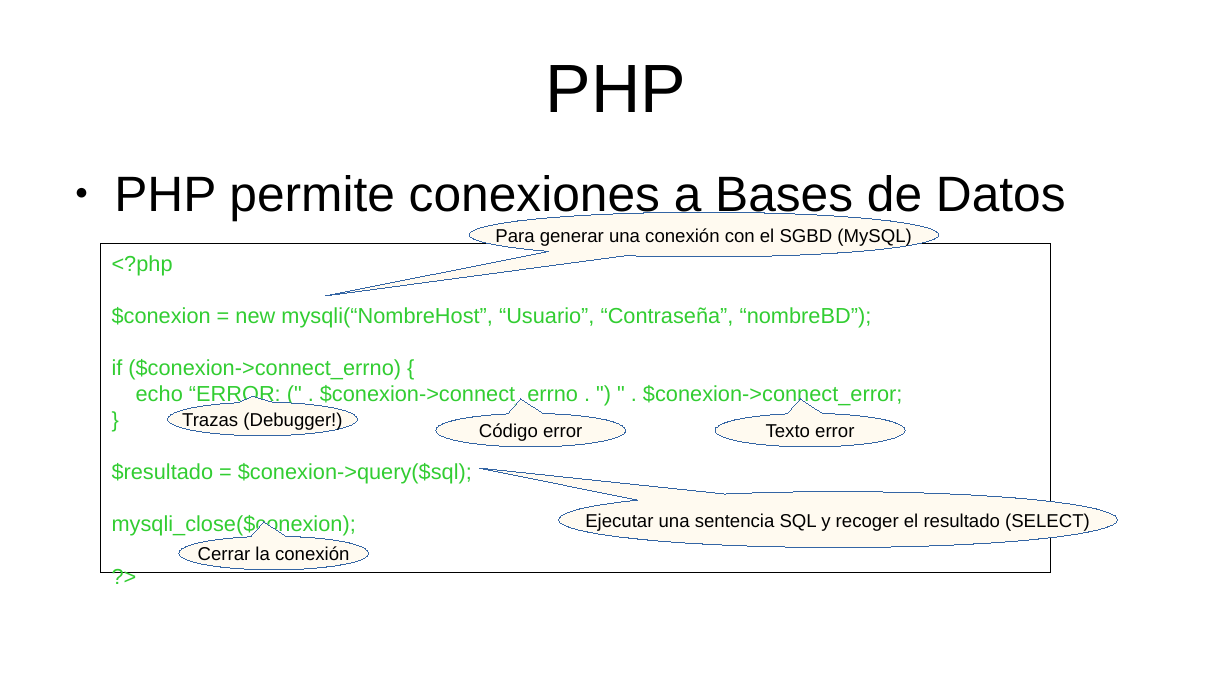
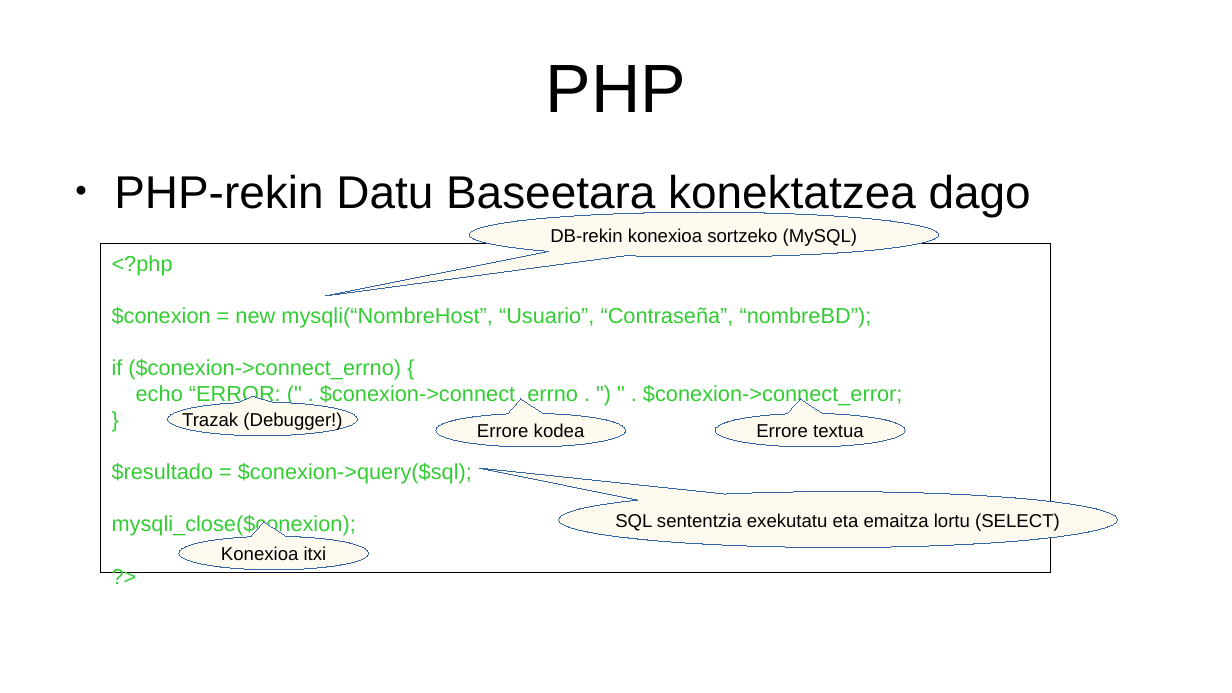
Before and after one commit to mikel-egana-aranguren/EHU-ISSKS-31, a slide deck: slide 51 of WebSistemak/WebSistemak.odp. Drawn at 1232x693 pixels with LibreOffice and Linux fonts; fonts in the diff are those of the drawing; background and template pictures are left out. Boxes give left, top, right and bottom in pixels: in the first picture for what was removed or moved away, otherwise in the second. Text is boxed around its words. In the diff, an @@ line names an element or a change of style, - is before the commit and + after.

```diff
--- a/WebSistemak/WebSistemak.odp
+++ b/WebSistemak/WebSistemak.odp
@@ text at (114,174,1031,216): text changed; size 32 to 29.6 pt @@
-● PHP permite conexiones a Bases de Datos
+● PHP-rekin Datu Baseetara konektatzea dago
@@ text in speech bubble at (550,228,857,246): text changed @@
-Para generar una conexión con el SGBD (MySQL)
+DB-rekin konexioa sortzeko (MySQL)
@@ text in speech bubble at (182,412,342,431): text changed @@
-Trazas (Debugger!)
+Trazak (Debugger!)
@@ text in speech bubble at (477,423,585,438): text changed @@
-Código error
+Errore kodea
@@ text in speech bubble at (756,424,864,438): text changed @@
-Texto error
+Errore textua
@@ text in speech bubble at (615,513,1060,531): text changed @@
-Ejecutar una sentencia SQL y recoger el resultado (SELECT)
+SQL sententzia exekutatu eta emaitza lortu (SELECT)
@@ text in speech bubble at (221,546,327,561): text changed @@
-Cerrar la conexión
+Konexioa itxi
```
Also in this commit, not shown: 34 other slides changed, 15 slides added, 15 slides removed, 24 other files.
